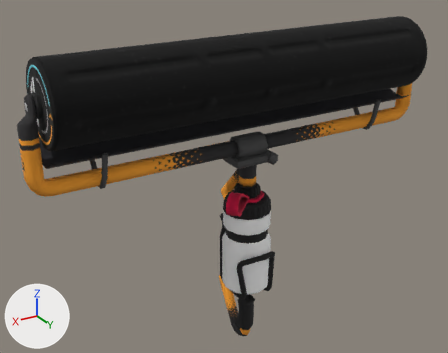
The glTF model glb/Wmn_Roller_Compact.glb: old version first, new version second.
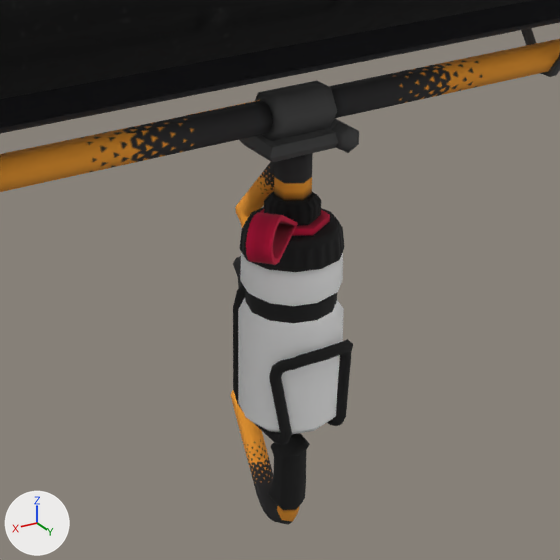
Each version appears first whole from a 50 mm camera at (2.075, 3.155, 2.685) aimed at (0.087, -0.159, 1.027), and next in a close-up on the part from 25% to 83% of the width and 27% to 100% of the height. The axes (+X, +Y, +Z) are drawn at lower left. The lights are the same throughout. The last two pictures show the newer version.

The first close-up shows 'Roll__M_CustomRoll', 'Wmn_Roller_Compact__M_CustomBody', 'Wmn_Roller_Compact__M_CustomBottle'.
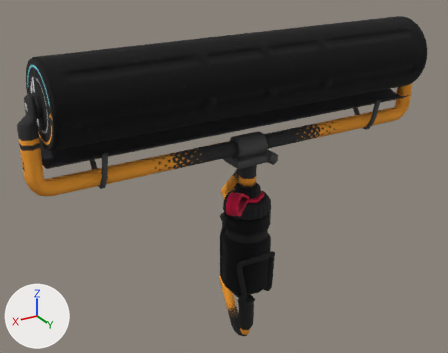
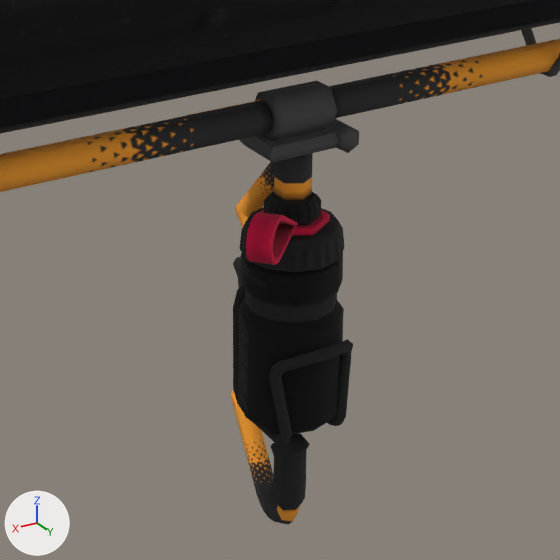
Patch to the scene script:
```diff
--- a/glb/Wmn_Roller_Compact.glb.py
+++ b/glb/Wmn_Roller_Compact.glb.py
@@ mat_m_custombottle @@
 n0 = _N.new('ShaderNodeBsdfPrincipled'); n0.name = 'Principled BSDF'
-n0.inputs[0].default_value = (1.0, 1.0, 1.0, 1.0)  # 'Base Color', white #ffffff
 n0.inputs[2].default_value = 1.0  # 'Roughness'
 n1 = _N.new('ShaderNodeOutputMaterial'); n1.name = 'Material Output'
+n2 = _N.new('ShaderNodeTexImage'); n2.name = 'Image Texture'
+n2.image = img_m_custombody_alb_png
+n3 = _N.new('ShaderNodeNormalMap'); n3.name = 'Normal Map'
+n3.uv_map = 'UVMap'
+n4 = _N.new('ShaderNodeTexImage'); n4.name = 'Image Texture.001'
+n4.image = img_m_custombody_nrm_png
 _L.new(n0.outputs[0], n1.inputs[0])  # 'BSDF' to 'Surface'
+_L.new(n2.outputs[0], n0.inputs[0])  # 'Color' to 'Base Color'
+_L.new(n3.outputs[0], n0.inputs[5])  # 'Normal' to 'Normal'
+_L.new(n4.outputs[0], n3.inputs[1])  # 'Color' to 'Color'
```

Boxes (x1, y1, x2, y2) around the edits, measured in the close-ups (560 x 560 px):
'Wmn_Roller_Compact__M_CustomBottle', surface changed (white to black)
    both: (238, 253, 344, 434)
